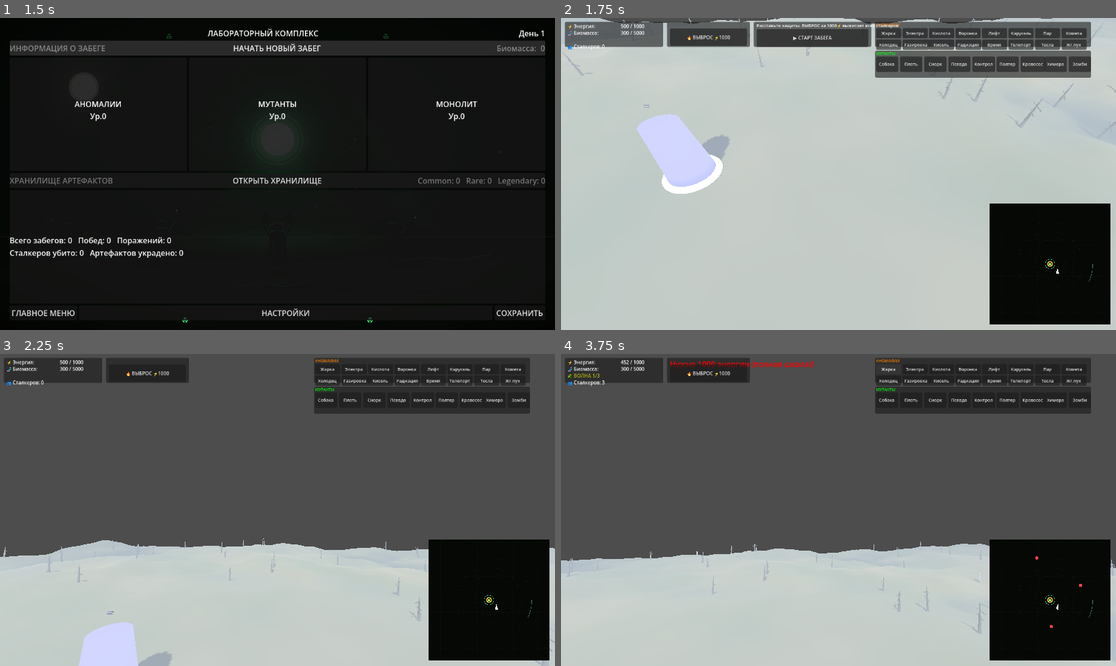
Above: before the commit, frames 1-4 (two rows, left to right).
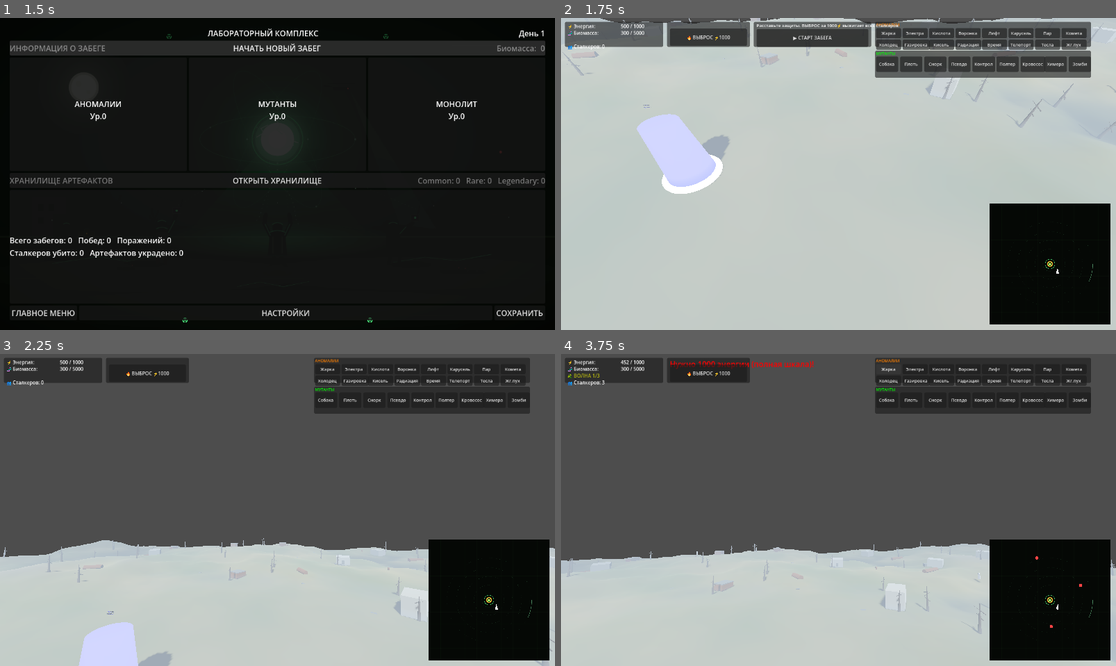
Above: after the commit, the same moments.

Repository: MisStiCc/StalkerRevert
Game: Godot game, scene res://scenes/ui/main_menu.tscn
Two runs of this game, one before a commit and one after it. Both use one fixed random seed, a clock stepped at 60 frames per second and the inputs below.
Inputs:
- Up to frame 1 (1.5 s): click "НОВАЯ ИГРА" at 0.5 s; click "НАЧАТЬ НОВЫЙ ЗАБЕГ" at 1.25 s
- Up to frame 2 (1.75 s): no input
- Up to frame 3 (2.25 s): click "▶ СТАРТ ЗАБЕГА" at 2 s
- Up to frame 4 (3.75 s): click "🔥 ВЫБРОС ⚡1000" at 2.75 s; click "Жарка" at 3.5 s

Frame 1 is identical in both runs. In frame 2, 0.1% of the frame differs, in the area x 2-100%, y 0-26%; in frame 3, 0.2%, in the area x 14-100%, y 60-85%; in frame 4, 0.2%.

Commit message:
feat: структуры Зоны - руины домов, гаражи, трубы, плиты, бочки
Детализация рельефа процедурными структурами (детерминированно по
чанкам, seed 555):
- руина дома: бетонная коробка 5-8м + дверной проём + обрушенный
  угол; коллизия + грани в навмеш (агенты обходят стены)
- ржавый гараж: коробка + крыша, коллизия + навмеш
- полузатопленная труба, бетонные плиты, ржавые бочки - декор без
  коллизии
- размещение: вне арены монолита (35+15м) и периметра (148м), на
  ровных участках, с взаимной неприступной дистанцией

Проверено headless: 120 объектов декора в 81 чанке, навмеш 9290
полигонов (строения прорезаны), волна 24 сталкера все на рельефе,
дистанция до монолита сокращается.

Diff:
--- a/terrain/terrain_generator.gd
+++ b/terrain/terrain_generator.gd
@@ -31,6 +31,10 @@
 var _bark_mat: StandardMaterial3D
 var _trunk_mesh: CylinderMesh
 var _branch_mesh: CylinderMesh
+var _concrete_mat: StandardMaterial3D
+var _concrete_dark_mat: StandardMaterial3D
+var _rust_mat: StandardMaterial3D
+var _box_mesh: BoxMesh
 
 const NAV_SEGMENTS: int = 12  # сетка вершин на чанк (12x12 = 288 треугольников)
 const STALKER_HEIGHT: float = 1.8
@@ -214,7 +218,9 @@
 	chunk.add_child(mesh_instance)
 
 	_add_collision(chunk, mesh)
-	_bake_chunk_navigation(chunk, chunk_pos)
+	var nav_faces := _build_nav_faces(chunk_pos)
+	nav_faces = _add_structures(chunk, chunk_pos, nav_faces)
+	_bake_chunk_navigation(chunk, nav_faces)
 	_add_props(chunk, chunk_pos)
 
 	add_child(chunk)
@@ -250,14 +256,14 @@
 	return faces
 
 
-func _bake_chunk_navigation(chunk: Node3D, chunk_pos: Vector2i):
+func _bake_chunk_navigation(chunk: Node3D, nav_faces: PackedVector3Array):
 	"""Навмеш чанка печётся ОДИН раз при загрузке (мелкий, ~2мс).
 	Каждый чанк - своя NavigationRegion3D: загрузка/выгрузка чанка
 	просто добавляет/убирает регион с карты, без глобальной перепечки."""
 	var region = NavigationRegion3D.new()
 	region.name = "ChunkNav"
 	var source = NavigationMeshSourceGeometryData3D.new()
-	source.add_faces(_build_nav_faces(chunk_pos), Transform3D.IDENTITY)
+	source.add_faces(nav_faces, Transform3D.IDENTITY)
 	var nav_mesh = _make_nav_mesh()
 	NavigationServer3D.bake_from_source_geometry_data(nav_mesh, source)
 	region.navigation_mesh = nav_mesh
@@ -277,6 +283,178 @@
 	col.shape = shape
 	body.add_child(col)
 	chunk.add_child(body)
+
+
+# ==================== СТРУКТУРЫ ЗОНЫ ====================
+
+func _structure_materials():
+	if _concrete_mat == null:
+		_concrete_mat = StandardMaterial3D.new()
+		_concrete_mat.albedo_color = Color(0.44, 0.44, 0.41)
+		_concrete_mat.roughness = 0.95
+		_concrete_dark_mat = StandardMaterial3D.new()
+		_concrete_dark_mat.albedo_color = Color(0.26, 0.27, 0.26)
+		_concrete_dark_mat.roughness = 1.0
+		_rust_mat = StandardMaterial3D.new()
+		_rust_mat.albedo_color = Color(0.38, 0.22, 0.12)
+		_rust_mat.roughness = 1.0
+		_rust_mat.metallic = 0.4
+		_box_mesh = BoxMesh.new()
+		_box_mesh.size = Vector3.ONE
+
+
+func _add_box_instance(parent: Node3D, mat: StandardMaterial3D, pos: Vector3, size: Vector3, yaw: float) -> MeshInstance3D:
+	var mi = MeshInstance3D.new()
+	mi.mesh = _box_mesh
+	mi.scale = size
+	mi.position = pos
+	mi.rotation.y = yaw
+	mi.material_override = mat
+	parent.add_child(mi)
+	return mi
+
+
+func _find_structure_spot(origin: Vector3, rng: RandomNumberGenerator, placed: Array, min_gap: float) -> Vector3:
+	for attempt in range(8):
+		var px = origin.x + rng.randf() * chunk_size
+		var pz = origin.z + rng.randf() * chunk_size
+		var dist = Vector2(px, pz).length()
+		if dist < monolith_flat_radius + 15.0 or dist > 148.0:
+			continue
+		var h = get_terrain_height(px, pz)
+		if abs(get_terrain_height(px + 2.0, pz) - h) > 1.5:
+			continue
+		var clear = true
+		for p in placed:
+			if Vector2(px - p.x, pz - p.z).length() < min_gap:
+				clear = false
+				break
+		if clear:
+			return Vector3(px, h, pz)
+	return Vector3.ZERO
+
+
+func _append_box_faces(faces: PackedVector3Array, center: Vector3, size: Vector3, yaw: float) -> void:
+	# Грани бокса в навмеш: агенты обходят строения по навигации
+	var hx = size.x / 2.0
+	var hy = size.y / 2.0
+	var hz = size.z / 2.0
+	var cs = cos(yaw)
+	var sn = sin(yaw)
+	var corners: Array[Vector3] = []
+	for sx in [-1.0, 1.0]:
+		for sy in [-1.0, 1.0]:
+			for sz in [-1.0, 1.0]:
+				var local = Vector3(sx * hx, sy * hy, sz * hz)
+				corners.append(center + Vector3(local.x * cs + local.z * sn, local.y, -local.x * sn + local.z * cs))
+	# 6 граней бокса (индексы углов: sx*4 + sy*2 + sz)
+	var quads = [[4, 5, 7, 6], [1, 0, 2, 3], [2, 3, 7, 6], [0, 1, 5, 4], [1, 3, 7, 5], [0, 2, 6, 4]]
+	for q in quads:
+		var a = q[0]
+		var b = q[1]
+		var c = q[2]
+		var d = q[3]
+		faces.append(corners[a])
+		faces.append(corners[b])
+		faces.append(corners[d])
+		faces.append(corners[a])
+		faces.append(corners[d])
+		faces.append(corners[c])
+
+
+func _add_structures(chunk: Node3D, chunk_pos: Vector2i, nav_faces: PackedVector3Array) -> PackedVector3Array:
+	_structure_materials()
+	var origin = Vector3(chunk_pos.x * chunk_size, 0.0, chunk_pos.y * chunk_size)
+	var rng = RandomNumberGenerator.new()
+	rng.seed = hash(chunk_pos) ^ (terrain_seed + 555)
+	var placed: Array = []
+
+	# Руина дома: коробка + проём + обрушенный угол, коллизия и обход по навмешу
+	if rng.randf() < 0.30:
+		var spot = _find_structure_spot(origin, rng, placed, 8.0)
+		if spot != Vector3.ZERO:
+			placed.append(spot)
+			var yaw = rng.randf() * TAU
+			var size = Vector3(rng.randf_range(5.0, 8.0), rng.randf_range(3.0, 4.5), rng.randf_range(4.0, 6.0))
+			var body = StaticBody3D.new()
+			body.position = spot + Vector3(0.0, size.y / 2.0 - 0.3, 0.0)
+			body.rotation.y = yaw
+			var col = CollisionShape3D.new()
+			var shape = BoxShape3D.new()
+			shape.size = size
+			col.shape = shape
+			body.add_child(col)
+			chunk.add_child(body)
+			_add_box_instance(body, _concrete_mat, Vector3.ZERO, size, 0.0)
+			_add_box_instance(body, _concrete_dark_mat, Vector3(0.0, -size.y * 0.15, size.z / 2.0 + 0.06), Vector3(1.2, size.y * 0.5, 0.12), 0.0)
+			_add_box_instance(chunk, _concrete_dark_mat, spot + Vector3(rng.randf_range(-4.5, 4.5), -0.4, rng.randf_range(-4.5, 4.5)), size * 0.4, rng.randf() * TAU)
+			_append_box_faces(nav_faces, body.position, size, yaw)
+
+	# Ржавый гараж
+	if rng.randf() < 0.18:
+		var spot = _find_structure_spot(origin, rng, placed, 6.0)
+		if spot != Vector3.ZERO:
+			placed.append(spot)
+			var yaw = rng.randf() * TAU
+			var size = Vector3(rng.randf_range(3.5, 4.5), rng.randf_range(2.0, 2.8), rng.randf_range(3.0, 4.0))
+			var body = StaticBody3D.new()
+			body.position = spot + Vector3(0.0, size.y / 2.0 - 0.25, 0.0)
+			body.rotation.y = yaw
+			var col = CollisionShape3D.new()
+			var shape = BoxShape3D.new()
+			shape.size = size
+			col.shape = shape
+			body.add_child(col)
+			chunk.add_child(body)
+			_add_box_instance(body, _rust_mat, Vector3.ZERO, size, 0.0)
+			_add_box_instance(body, _concrete_dark_mat, Vector3(0.0, size.y * 0.55, 0.0), size * Vector3(1.05, 0.12, 1.05), 0.0)
+			_append_box_faces(nav_faces, body.position, size, yaw)
+
+	# Полузатопленная труба
+	if rng.randf() < 0.20:
+		var spot = _find_structure_spot(origin, rng, placed, 5.0)
+		if spot != Vector3.ZERO:
+			var pipe = MeshInstance3D.new()
+			var pm = CylinderMesh.new()
+			pm.top_radius = 0.9
+			pm.bottom_radius = 0.9
+			pm.height = rng.randf_range(5.0, 8.0)
+			pipe.mesh = pm
+			pipe.material_override = _rust_mat
+			pipe.rotation = Vector3(0.0, rng.randf() * TAU, PI / 2.0)
+			pipe.position = spot + Vector3(0.0, 0.25, 0.0)
+			chunk.add_child(pipe)
+
+	# Бетонные плиты
+	if rng.randf() < 0.55:
+		for i in range(rng.randi_range(1, 2)):
+			var px = origin.x + rng.randf() * chunk_size
+			var pz = origin.z + rng.randf() * chunk_size
+			if Vector2(px, pz).length() < monolith_flat_radius + 8.0:
+				continue
+			var h = get_terrain_height(px, pz)
+			_add_box_instance(chunk, _concrete_dark_mat, Vector3(px, h - 0.25, pz), Vector3(rng.randf_range(1.2, 2.2), 0.5, rng.randf_range(1.0, 1.8)), rng.randf() * TAU)
+
+	# Ржавые бочки
+	if rng.randf() < 0.35:
+		for i in range(rng.randi_range(1, 2)):
+			var px = origin.x + rng.randf() * chunk_size
+			var pz = origin.z + rng.randf() * chunk_size
+			if Vector2(px, pz).length() < monolith_flat_radius + 8.0:
+				continue
+			var h = get_terrain_height(px, pz)
+			var barrel = MeshInstance3D.new()
+			var bm = CylinderMesh.new()
+			bm.top_radius = 0.35
+			bm.bottom_radius = 0.35
+			bm.height = 0.95
+			barrel.mesh = bm
+			barrel.material_override = _rust_mat
+			barrel.position = Vector3(px, h + 0.35, pz)
+			barrel.rotation = Vector3(rng.randf_range(-0.15, 0.15), rng.randf() * TAU, rng.randf_range(-0.1, 0.1))
+			chunk.add_child(barrel)
+
+	return nav_faces
 
 
 func _add_props(chunk: Node3D, chunk_pos: Vector2i):
